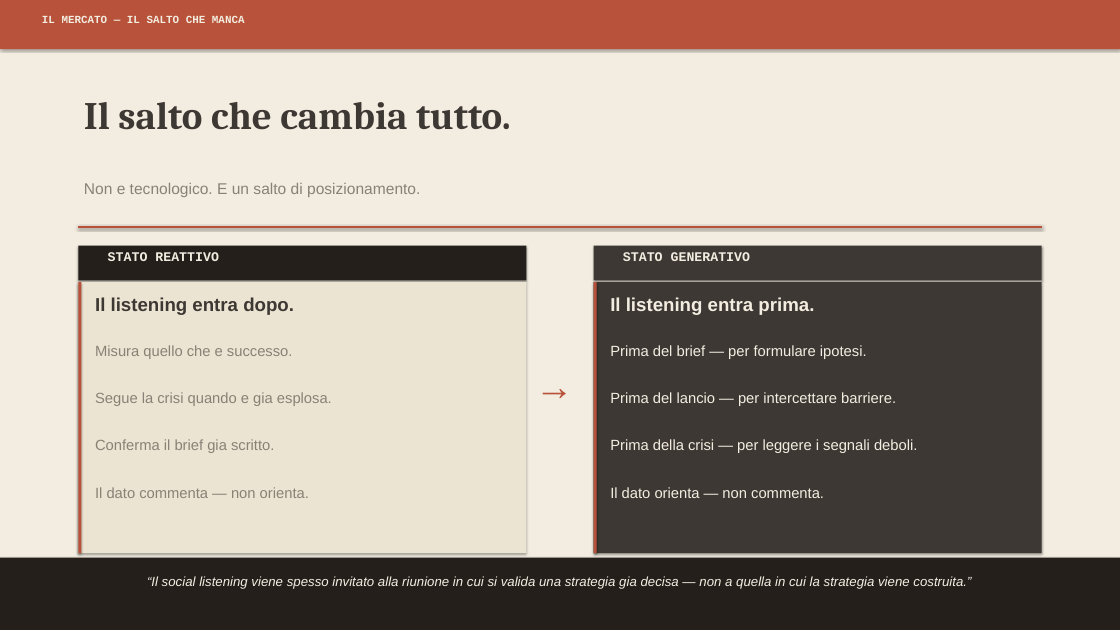
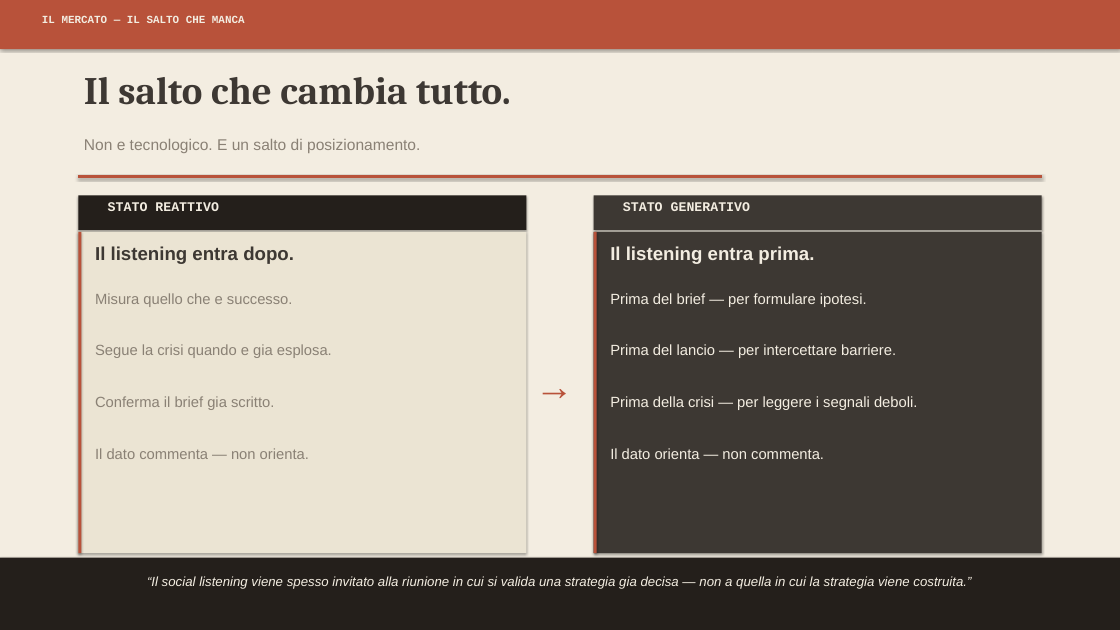
Before and after one commit to vincenzom1986/Test, a slide deck: slide 8 of Social_Listening_Speech_FINAL_v4.pptx. Drawn at 1120x630 pixels with LibreOffice and Linux fonts; fonts in the diff are those of the drawing. Boxes give left, top, right and bottom in pixels: in the first picture for what was removed or moved away, otherwise in the second. Text is boxed around its words. In the diff, an @@ line names an element or a change of style, - is before the commit and + after.

```diff
--- a/Social_Listening_Speech_FINAL_v4.pptx
+++ b/Social_Listening_Speech_FINAL_v4.pptx
@@ text "Il salto che cambia tutto." moved from (x1=84, y1=102, x2=511, y2=130) to (x1=84, y1=77, x2=511, y2=105) @@
@@ 3 texts moved together from (x1=84, y1=183, x2=917, y2=453) to (x1=84, y1=139, x2=917, y2=410) @@
@@ 8 texts, 2 rectangles, 1 line moved together from (x1=78, y1=227, x2=1042, y2=406) to (x1=78, y1=176, x2=1042, y2=358) @@
@@ rectangle resized from (x1=78, y1=282, x2=526, y2=553) to (x1=78, y1=232, x2=526, y2=553) @@
@@ rectangle resized from (x1=78, y1=282, x2=82, y2=553) to (x1=78, y1=232, x2=82, y2=553) @@
@@ rectangle resized from (x1=594, y1=282, x2=1042, y2=553) to (x1=594, y1=232, x2=1042, y2=553) @@
@@ rectangle resized from (x1=594, y1=282, x2=597, y2=553) to (x1=594, y1=232, x2=597, y2=553) @@
@@ text "Il dato commenta — non ..." moved from (x1=95, y1=487, x2=309, y2=498) to (x1=95, y1=448, x2=309, y2=459) @@
@@ text "Il dato orienta — non ..." moved from (x1=610, y1=487, x2=824, y2=498) to (x1=610, y1=448, x2=824, y2=459) @@
```
Also in this commit, not shown: 14 other slides changed.
